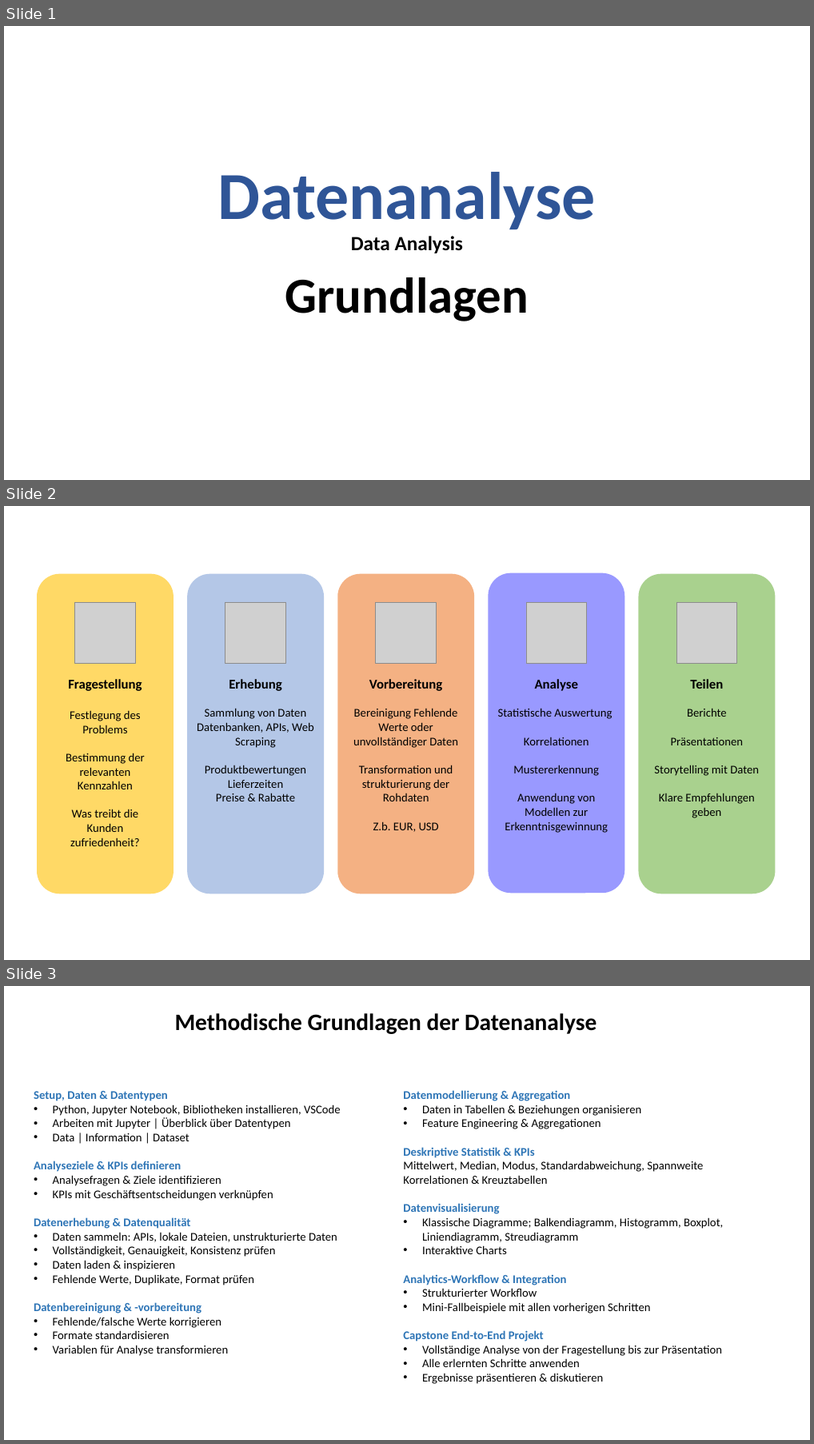
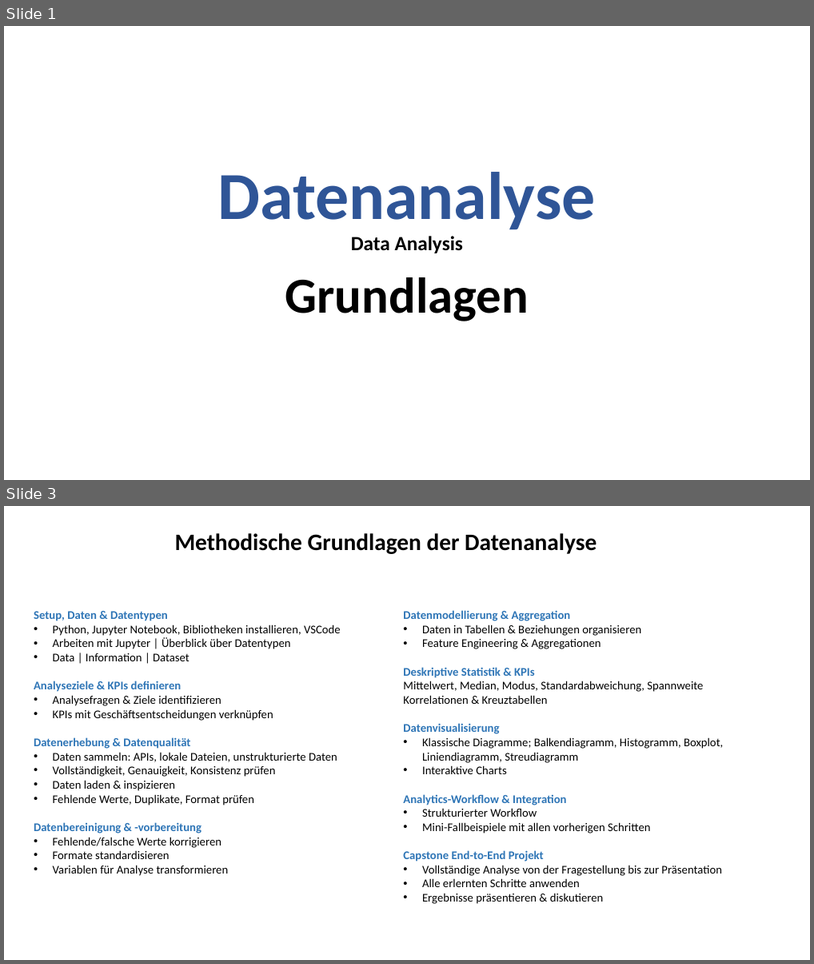
Before and after one commit to alidxmt/DatenAnalyse, a slide deck: 01_data_analysis_objectives_kpis/data_analysis_objectives_kpis.pptx. Shown one above the other, each under a label of ours: slides 1, 2 and 3 before the commit, slides 1 and 3 after it; the slides between them are not shown. The pictures are 814x1444 and 814x964 pixels, drawn with LibreOffice and Linux fonts; fonts in the diff are those of the drawing; grey boxes stand for pictures. Boxes give left, top, right and bottom in pixels: in the first picture for what was removed or moved away, otherwise in the second. Text is boxed around its words. In the diff, an @@ line names an element or a change of style, - is before the commit and + after.

```diff
--- a/01_data_analysis_objectives_kpis/data_analysis_objectives_kpis.pptx
+++ b/01_data_analysis_objectives_kpis/data_analysis_objectives_kpis.pptx
@@ slide 2 removed at [4, 506, 810, 960], background #FFFFFF @@
@@ rounded rectangle removed at [37, 574, 174, 894] @@
@@ rounded rectangle removed at [187, 574, 324, 894] @@
@@ rounded rectangle removed at [338, 574, 474, 894] @@
@@ rounded rectangle removed at [489, 573, 626, 893] @@
@@ rounded rectangle removed at [639, 574, 776, 894] @@
@@ picture removed at [74, 602, 135, 663] @@
@@ picture removed at [226, 602, 286, 663] @@
@@ picture removed at [376, 602, 437, 663] @@
@@ picture removed at [526, 602, 587, 663] @@
@@ picture removed at [678, 602, 738, 663] @@
@@ text removed at [66, 679, 145, 846] @@
-Fragestellung
-Festlegung des Problems
-Bestimmung der relevanten Kennzahlen
-Was treibt die Kunden zufriedenheit?
@@ text removed at [197, 679, 314, 801] @@
-Erhebung
-Sammlung von Daten
-Datenbanken, APIs, Web Scraping
-Produktbewertungen
-Lieferzeiten
-Preise & Rabatte
@@ text removed at [354, 679, 458, 832] @@
-Vorbereitung
-Bereinigung Fehlende Werte oder unvollständiger Daten
-Transformation und strukturierung der Rohdaten
-Z.b. EUR, USD
@@ text removed at [498, 679, 612, 832] @@
-Analyse
-Statistische Auswertung
-Korrelationen
-Mustererkennung
-Anwendung von Modellen zur
-Erkenntnisgewinnung
@@ text removed at [654, 679, 759, 818] @@
-Teilen
-Berichte
-Präsentationen
-Storytelling mit Daten
-Klare Empfehlungen geben
```
Also in this commit, not shown: 1 slide added, 6 other files.
